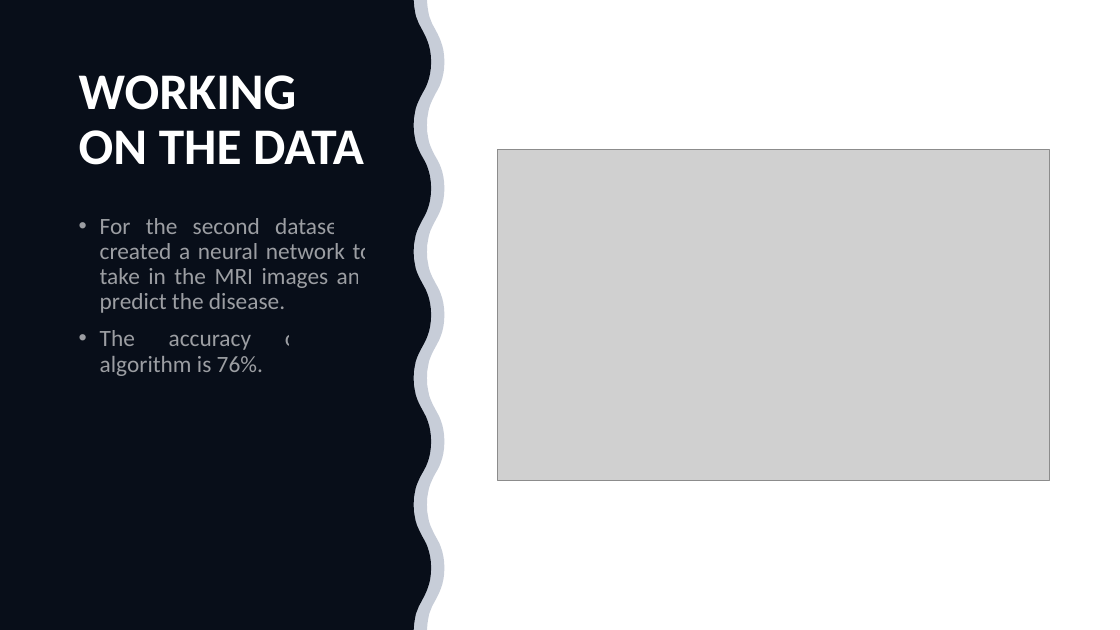
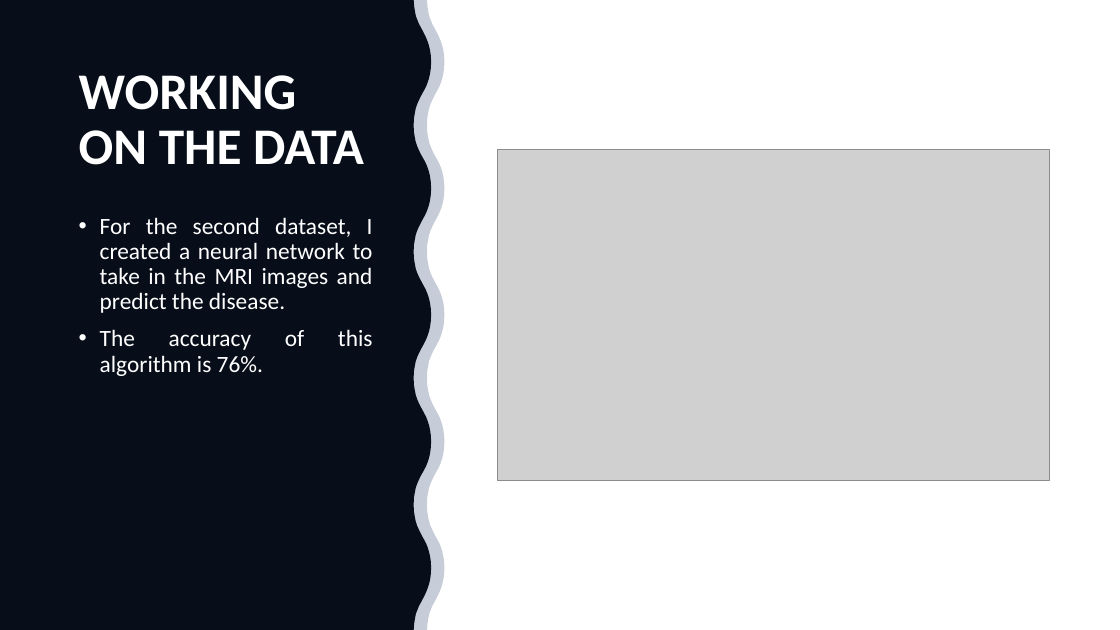
Before and after one commit to DATA-606-FALL-2022/DATA606_abhinav, a slide deck: slide 8 of Class presentation.pptx. Drawn at 1120x630 pixels with LibreOffice and Linux fonts; fonts in the diff are those of the drawing; grey boxes stand for pictures. Boxes give left, top, right and bottom in pixels: in the first picture for what was removed or moved away, otherwise in the second. Text is boxed around its words. In the diff, an @@ line names an element or a change of style, - is before the commit and + after.

```diff
--- a/Class presentation.pptx
+++ b/Class presentation.pptx
@@ text "For the second dataset, I ..." at <box>100,217,373,376</box>: text colour #FFFFFF at 60% opacity to #FFFFFF @@
```
Also in this commit, not shown: 1 slide added.
